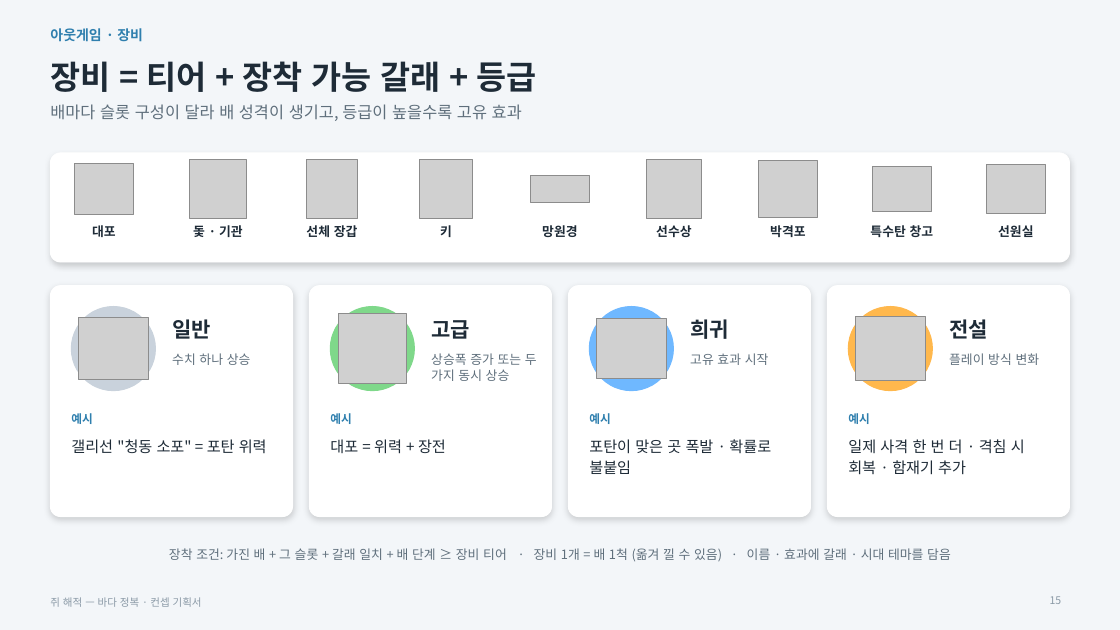
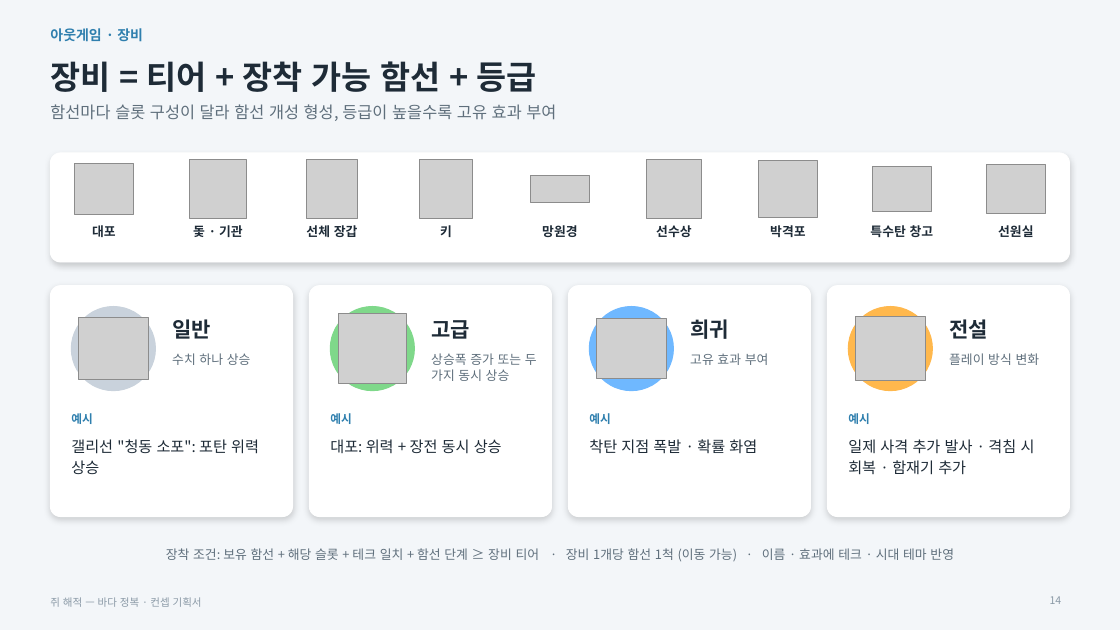
Before and after one commit to inory16351/RatPlain, a slide deck: slide 14 of Pirat_Plan/쥐해적_컨셉기획서.pptx (slide 15 before the commit). Drawn at 1120x630 pixels with LibreOffice and Linux fonts; fonts in the diff are those of the drawing; grey boxes stand for pictures. Boxes give left, top, right and bottom in pixels: in the first picture for what was removed or moved away, otherwise in the second. Text is boxed around its words. In the diff, an @@ line names an element or a change of style, - is before the commit and + after.

```diff
--- a/Pirat_Plan/쥐해적_컨셉기획서.pptx
+++ b/Pirat_Plan/쥐해적_컨셉기획서.pptx
@@ title at [50,61,536,92]: text changed @@
-장비 = 티어 + 장착 가능 갈래 + 등급
+장비 = 티어 + 장착 가능 함선 + 등급
@@ text at [50,104,556,121]: text changed @@
-배마다 슬롯 구성이 달라 배 성격이 생기고, 등급이 높을수록 고유 효과
+함선마다 슬롯 구성이 달라 함선 개성 형성, 등급이 높을수록 고유 효과 부여
@@ text at [690,353,769,365]: text changed @@
-고유 효과 시작
+고유 효과 부여
@@ text at [71,439,259,474]: text changed @@
-갤리선 "청동 소포" = 포탄 위력
+갤리선 "청동 소포": 포탄 위력 상승
@@ text at [330,439,502,453]: text changed @@
-대포 = 위력 + 장전
+대포: 위력 + 장전 동시 상승
@@ text at [589,439,757,454]: text changed @@
-포탄이 맞은 곳 폭발 · 확률로 불붙임
+착탄 지점 폭발 · 확률 화염
@@ text at [848,439,1035,475]: text changed @@
-일제 사격 한 번 더 · 격침 시 회복 · 함재기 추가
+일제 사격 추가 발사 · 격침 시 회복 · 함재기 추가
@@ text at [166,548,954,561]: text changed @@
-장착 조건: 가진 배 + 그 슬롯 + 갈래 일치 + 배 단계 ≥ 장비 티어 · 장비 1개 = 배 1척 (옮겨 낄 수 있음) · 이름 · 효과에 갈래 · 시대 테마를 담음
+장착 조건: 보유 함선 + 해당 슬롯 + 테크 일치 + 함선 단계 ≥ 장비 티어 · 장비 1개당 함선 1척 (이동 가능) · 이름 · 효과에 테크 · 시대 테마 반영
@@ page number at [1050,596,1062,604]: text changed @@
-15
+14
```
Also in this commit, not shown: 16 other slides changed, 1 slide removed, 1 other file.
